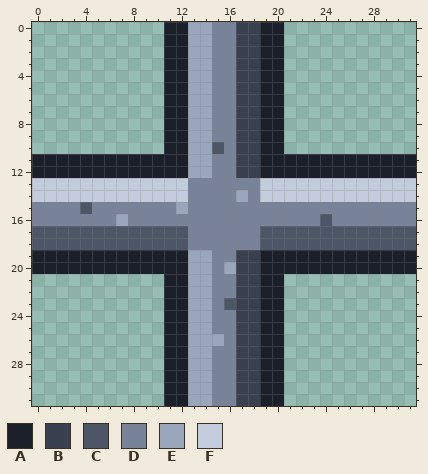
A pixel-art file gets an edit: tiles/wall_cross.aseprite. The picture above is the old version.
32x32 pixels, 1 frame.
Palette (. is transparent): A #1b1f2a  B #39404f  C #4c5666  D #78839a  E #9aa6bc  F #c3ccdc
The result:
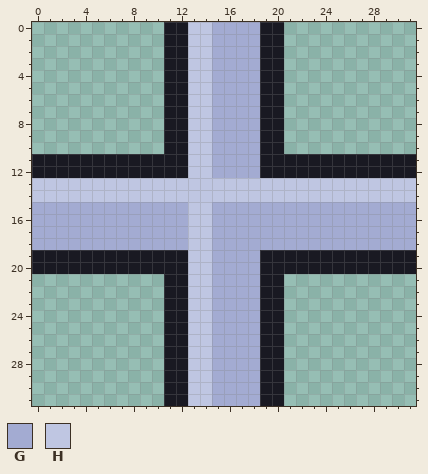
Colours new in this view: G #a3abd2  H #bfc6e2
The exact change:
@@ palette @@
-A #1b1f2a
+A #191922
--- layers "ink", "flat"
@@ x 0..31 @@
- 0 ...........AAEEDDBBAA...........
- 1 ...........AAEEDDBBAA...........
- 2 ...........AAEEDDBBAA...........
- 3 ...........AAEEDDBBAA...........
- 4 ...........AAEEDDBBAA...........
- 5 ...........AAEEDDBBAA...........
- 6 ...........AAEEDDBBAA...........
- 7 ...........AAEEDDBBAA...........
- 8 ...........AAEEDDBBAA...........
- 9 ...........AAEEDDBBAA...........
-10 ...........AAEECDBBAA...........
-11 AAAAAAAAAAAAAEEDDBBAAAAAAAAAAAAA
-12 AAAAAAAAAAAAAEEDDBBAAAAAAAAAAAAA
-13 FFFFFFFFFFFFFDDDDDDFFFFFFFFFFFFF
-14 FFFFFFFFFFFFFDDDDEDFFFFFFFFFFFFF
-15 DDDDCDDDDDDDEDDDDDDDDDDDDDDDDDDD
-16 DDDDDDDEDDDDDDDDDDDDDDDDCDDDDDDD
-17 CCCCCCCCCCCCCDDDDDDCCCCCCCCCCCCC
-18 CCCCCCCCCCCCCDDDDDDCCCCCCCCCCCCC
-19 AAAAAAAAAAAAAEEDDBBAAAAAAAAAAAAA
-20 AAAAAAAAAAAAAEEDEBBAAAAAAAAAAAAA
-21 ...........AAEEDDBBAA...........
-22 ...........AAEEDDBBAA...........
-23 ...........AAEEDCBBAA...........
-24 ...........AAEEDDBBAA...........
-25 ...........AAEEDDBBAA...........
-26 ...........AAEEEDBBAA...........
-27 ...........AAEEDDBBAA...........
-28 ...........AAEEDDBBAA...........
-29 ...........AAEEDDBBAA...........
-30 ...........AAEEDDBBAA...........
-31 ...........AAEEDDBBAA...........
+ 0 ...........AAHHGGGGAA...........
+ 1 ...........AAHHGGGGAA...........
+ 2 ...........AAHHGGGGAA...........
+ 3 ...........AAHHGGGGAA...........
+ 4 ...........AAHHGGGGAA...........
+ 5 ...........AAHHGGGGAA...........
+ 6 ...........AAHHGGGGAA...........
+ 7 ...........AAHHGGGGAA...........
+ 8 ...........AAHHGGGGAA...........
+ 9 ...........AAHHGGGGAA...........
+10 ...........AAHHGGGGAA...........
+11 AAAAAAAAAAAAAHHGGGGAAAAAAAAAAAAA
+12 AAAAAAAAAAAAAHHGGGGAAAAAAAAAAAAA
+13 HHHHHHHHHHHHHHHHHHHHHHHHHHHHHHHH
+14 HHHHHHHHHHHHHHHHHHHHHHHHHHHHHHHH
+15 GGGGGGGGGGGGGHHGGGGGGGGGGGGGGGGG
+16 GGGGGGGGGGGGGHHGGGGGGGGGGGGGGGGG
+17 GGGGGGGGGGGGGHHGGGGGGGGGGGGGGGGG
+18 GGGGGGGGGGGGGHHGGGGGGGGGGGGGGGGG
+19 AAAAAAAAAAAAAHHGGGGAAAAAAAAAAAAA
+20 AAAAAAAAAAAAAHHGGGGAAAAAAAAAAAAA
+21 ...........AAHHGGGGAA...........
+22 ...........AAHHGGGGAA...........
+23 ...........AAHHGGGGAA...........
+24 ...........AAHHGGGGAA...........
+25 ...........AAHHGGGGAA...........
+26 ...........AAHHGGGGAA...........
+27 ...........AAHHGGGGAA...........
+28 ...........AAHHGGGGAA...........
+29 ...........AAHHGGGGAA...........
+30 ...........AAHHGGGGAA...........
+31 ...........AAHHGGGGAA...........
Pixel boxes of the changes (left, top, right, bottom) in both pictures:
changed: (32, 22, 416, 406)
